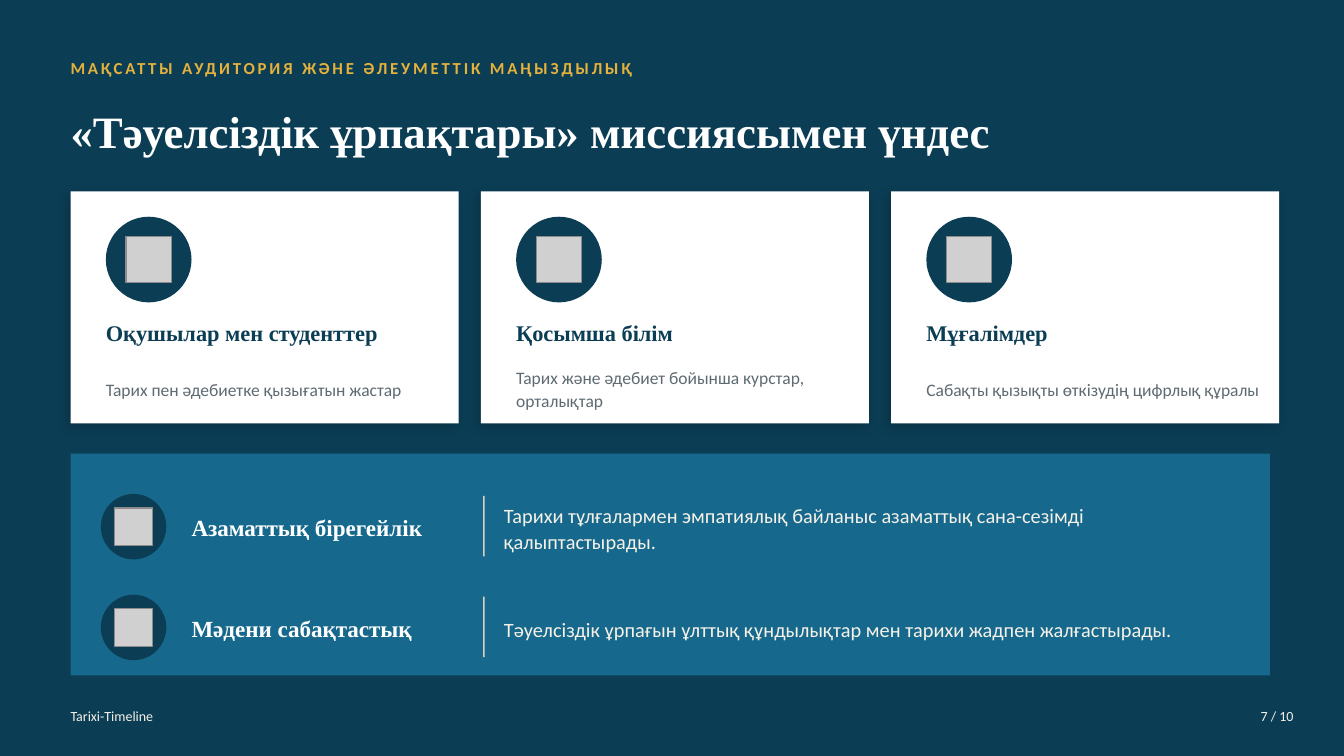
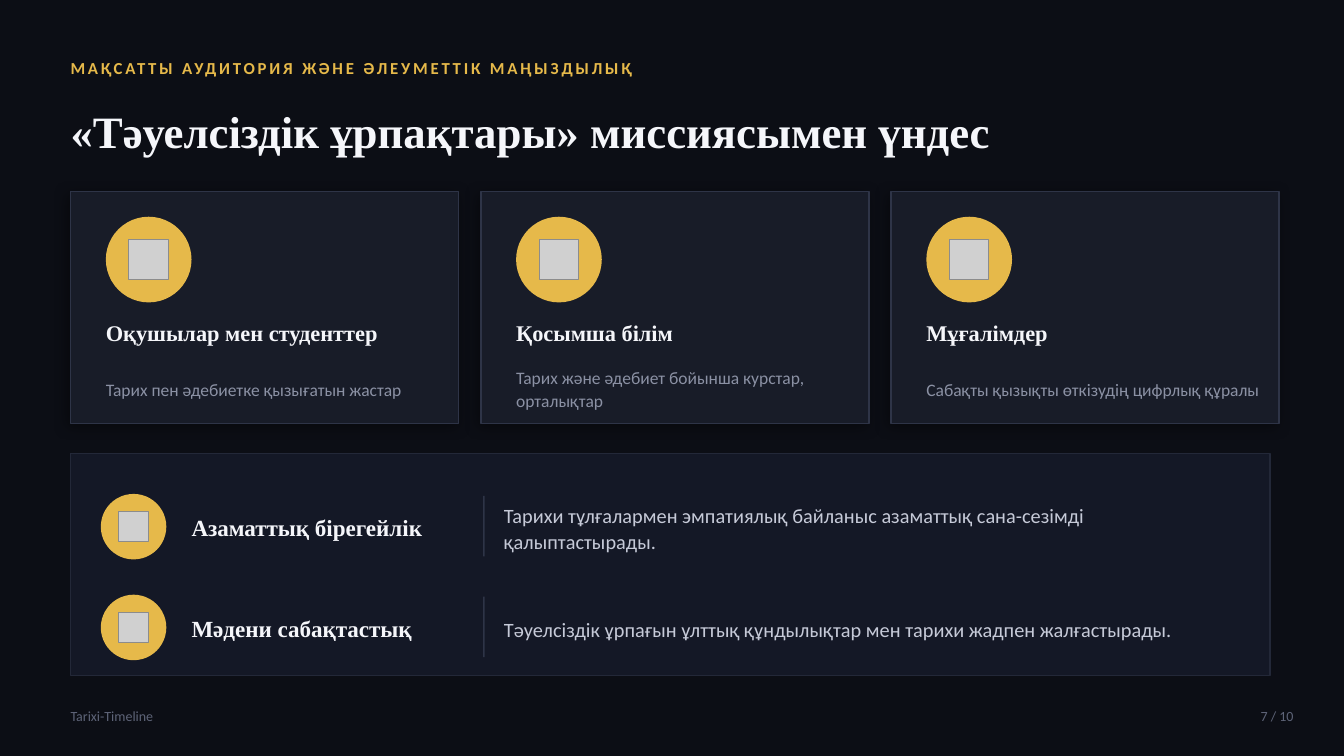
Before and after one commit to bekarazhan/tarixi-timeline, a slide deck: slide 7 of grant-presentation/Tarixi-Timeline_Tauelsizdik_urpaqtary.pptx. Drawn at 1344x756 pixels with LibreOffice and Linux fonts; fonts in the diff are those of the drawing; grey boxes stand for pictures. Boxes give left, top, right and bottom in pixels: in the first picture for what was removed or moved away, otherwise in the second. Text is boxed around its words. In the diff, an @@ line names an element or a change of style, - is before the commit and + after.

```diff
--- a/grant-presentation/Tarixi-Timeline_Tauelsizdik_urpaqtary.pptx
+++ b/grant-presentation/Tarixi-Timeline_Tauelsizdik_urpaqtary.pptx
@@ background #0B3D54 to #0C0E15 @@
@@ text "МАҚСАТТЫ АУДИТОРИЯ ЖӘНЕ ӘЛЕУМЕТТІК МАҢЫЗДЫЛЫҚ" at (x1=71, y1=50, x2=1260, y2=86): text colour #E5B23C to #E6B94A @@
@@ fill #FFFFFF to #181C28; outline none to #2E3447 1 pt; shadow changed in 3 elements at (x1=71, y1=192, x2=459, y2=423), (x1=481, y1=192, x2=869, y2=423), (x1=891, y1=192, x2=1279, y2=423) @@
@@ text colour #0B3D54 to #F5F6FA in 3 elements at (x1=106, y1=326, x2=378, y2=346), (x1=516, y1=325, x2=673, y2=346), (x1=926, y1=325, x2=1047, y2=346) @@
@@ text colour #5E6B72 to #8B91A4 in 3 elements at (x1=106, y1=384, x2=401, y2=399), (x1=516, y1=372, x2=804, y2=410), (x1=926, y1=384, x2=1260, y2=399) @@
@@ rectangle at (x1=71, y1=454, x2=1270, y2=676): fill #1C7CA5 at 70% opacity to #141826; outline none to #232838 1 pt @@
@@ line (484, 496) - (484, 557): stroke #D9D0BE 1 pt to #2E3447 1 pt @@
@@ text "Тарихи тұлғалармен эмпатиялық байланыс азаматтық ..." at (x1=504, y1=509, x2=1084, y2=553): text colour #F6F2E9 to #C6CAD8 @@
@@ picture resized from (x1=115, y1=508, x2=152, y2=545) to (x1=119, y1=512, x2=149, y2=542) @@
@@ fill #0B3D54 to #E6B94A in 5 elements at (x1=106, y1=217, x2=192, y2=302), (x1=516, y1=217, x2=602, y2=302), (x1=927, y1=217, x2=1012, y2=302), (x1=101, y1=494, x2=166, y2=560), (x1=101, y1=595, x2=166, y2=660) @@
@@ text colour #FFFFFF to #F5F6FA in 3 elements at (x1=71, y1=117, x2=989, y2=158), (x1=192, y1=519, x2=422, y2=541), (x1=192, y1=620, x2=412, y2=641) @@
@@ line (484, 597) - (484, 657): stroke #D9D0BE 1 pt to #2E3447 1 pt @@
@@ text "Тәуелсіздік ұрпағын ұлттық құндылықтар мен ..." at (x1=504, y1=623, x2=1171, y2=641): text colour #F6F2E9 to #C6CAD8 @@
@@ picture resized from (x1=115, y1=609, x2=152, y2=646) to (x1=119, y1=613, x2=149, y2=643) @@
@@ text "Tarixi-Timeline" at (x1=71, y1=711, x2=154, y2=721): text colour #F6F2E9 to #5E6478 @@
@@ text "7 / 10" at (x1=1261, y1=712, x2=1293, y2=721): text colour #F6F2E9 to #5E6478 @@
```
Also in this commit, not shown: 9 other slides changed, 1 other file.
